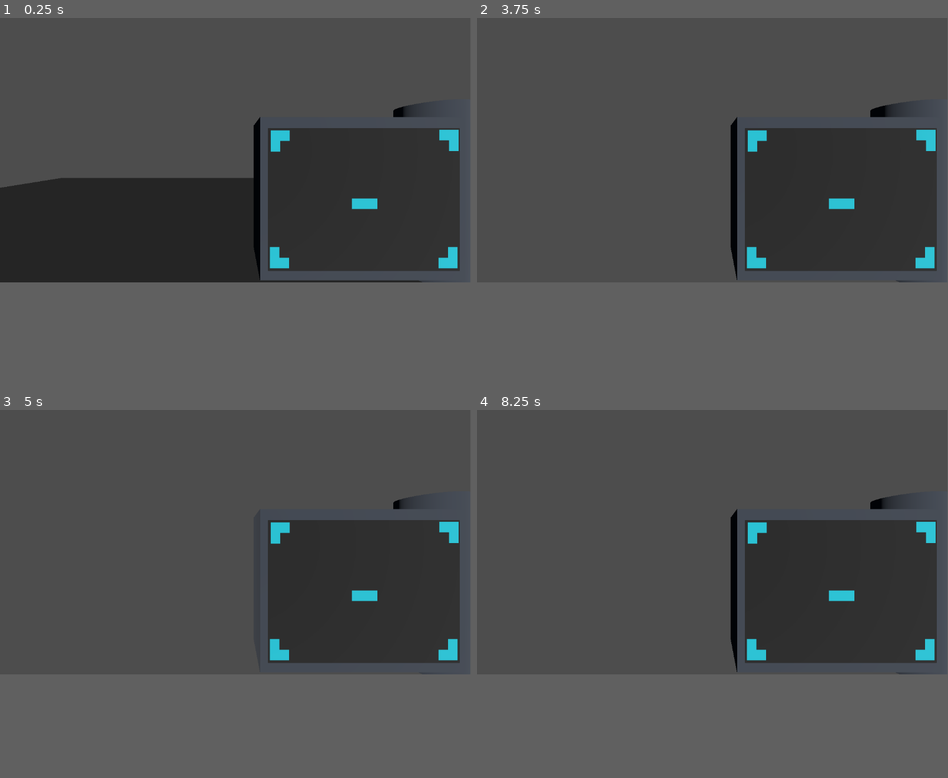
Above: before the commit, frames 1-4 (two rows, left to right).
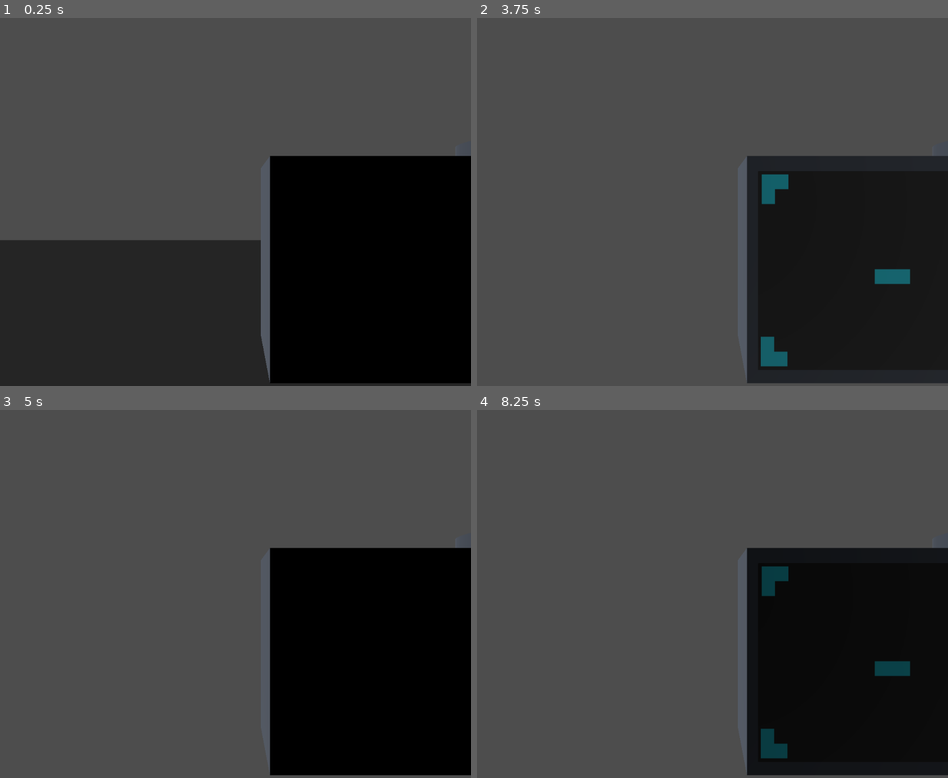
Above: after the commit, the same moments.

Repository: Nitro-Carwash/Ductworks
Game: Godot game, scene res://game.tscn
Two runs of this game, one before a commit and one after it. Both use one fixed random seed, a clock stepped at 60 frames per second and the inputs below.
Inputs (mouse positions are in pixels of both pictures, inside the frame that each line leads up to):
- Up to frame 1 (0.25 s): no input
- Up to frame 2 (3.75 s): tap Enter at 0.5, 2.75 s; move the mouse to (736, 150) at 0.52 s; hold W (move_forward) from 0.53 s (still down); move the mouse to (688, 150) at 1.27 s; tap Space at 2, 3.5 s; move the mouse to (721, 146) at 2.02 s; move the mouse to (707, 154) at 2.77 s; move the mouse to (745, 154) at 3.52 s
- Up to frame 3 (5 s): keep holding W (move_forward); tap Enter at 4.25 s; move the mouse to (197, 538) at 4.27 s
- Up to frame 4 (8.25 s): tap Space at 5 s; move the mouse to (717, 542) at 5.02 s; move the mouse to (693, 535) at 5.77 s; release W (move_forward) at 5.78 s; hold D (move_right) 5.78-6.53 s; move the mouse to (736, 542) at 6.52 s; hold W (move_forward) from 6.53 s (still down); move the mouse to (688, 542) at 7.27 s; move the mouse to (721, 538) at 8.02 s
In our replay, the window is 799x449 before the commit and 800x625 after it. These sizes can differ from the game's own. Grey fills any space a smaller window leaves; there, only what the larger window draws over its background counts as a difference.

The runs differ from the first frame. In frame 1, 40% of the frame differs, in the area x 0-100%, y 0-100%; in frame 2, 28%; in frame 3, 30%; in frame 4, 30%.

Commit message:
It works, so no more tablet collision

Diff:
--- /dev/null
+++ b/HeldItemViewport.gd
@@ -0,0 +1,10 @@
+extends SubViewportContainer
+@onready var player_camera = $"../Head/PlayerCamera"
+@onready var viewport_camera = $SubViewport/HeldItemCamera
+
+# Called when the node enters the scene tree for the first time.
+func _ready():
+	$SubViewport.size = Vector2i(ProjectSettings.get_setting("display/window/size/viewport_width"), ProjectSettings.get_setting("display/window/size/viewport_height"))
+
+func _process(delta):
+	viewport_camera.global_transform = player_camera.global_transform
--- a/Level.tscn
+++ b/Level.tscn
@@ -25,6 +25,7 @@
 camera_attributes = SubResource("CameraAttributesPractical_l8eur")
 
 [node name="Player" parent="." instance=ExtResource("3_mdhvd")]
+transform = Transform3D(-4.37114e-08, 0, 1, 0, 1, 0, -1, 0, -4.37114e-08, 0, 0, 0)
 
 [node name="MeshInstance3D" type="MeshInstance3D" parent="."]
 mesh = SubResource("PlaneMesh_58271")
--- a/Player.tscn
+++ b/Player.tscn
@@ -1,7 +1,8 @@
-[gd_scene load_steps=20 format=3 uid="uid://cwd3g738jkfas"]
+[gd_scene load_steps=21 format=3 uid="uid://cwd3g738jkfas"]
 
 [ext_resource type="Script" path="res://Player.gd" id="1_of1yi"]
 [ext_resource type="PackedScene" uid="uid://cx80lvtbvvrm" path="res://tablet.tscn" id="2_701li"]
+[ext_resource type="Script" path="res://HeldItemViewport.gd" id="3_hy7wf"]
 
 [sub_resource type="CapsuleShape3D" id="CapsuleShape3D_7ybbt"]
 
@@ -84,22 +85,40 @@
 [node name="Head" type="Marker3D" parent="."]
 transform = Transform3D(1, 0, 0, 0, 1, 0, 0, 0, 1, 0, 1.6, 0)
 
-[node name="Camera3D" type="Camera3D" parent="Head"]
+[node name="PlayerCamera" type="Camera3D" parent="Head"]
+cull_mask = 1048573
 
-[node name="HandPivot" type="Marker3D" parent="Head"]
+[node name="HandPivot" type="Marker3D" parent="Head/PlayerCamera"]
 
-[node name="Tablet" parent="Head/HandPivot" instance=ExtResource("2_701li")]
+[node name="Tablet" parent="Head/PlayerCamera/HandPivot" instance=ExtResource("2_701li")]
 transform = Transform3D(1, 0, 0, 0, 1, 0, 0, 0, 1, 0.459741, -0.176375, -0.735864)
 
-[node name="AnimationPlayer" type="AnimationPlayer" parent="Head/HandPivot"]
+[node name="AnimationPlayer" type="AnimationPlayer" parent="Head/PlayerCamera/HandPivot"]
 libraries = {
 "": SubResource("AnimationLibrary_w2ngf")
 }
 
-[node name="AnimationTree" type="AnimationTree" parent="Head/HandPivot"]
+[node name="AnimationTree" type="AnimationTree" parent="Head/PlayerCamera/HandPivot"]
 libraries = {
 "": SubResource("AnimationLibrary_w2ngf")
 }
 tree_root = SubResource("AnimationNodeStateMachine_8xeg3")
 anim_player = NodePath("../AnimationPlayer")
 parameters/StateMachine/conditions/toggle_pressed = false
+
+[node name="HeldItemViewport" type="SubViewportContainer" parent="."]
+anchors_preset = 15
+anchor_right = 1.0
+anchor_bottom = 1.0
+grow_horizontal = 2
+grow_vertical = 2
+script = ExtResource("3_hy7wf")
+
+[node name="SubViewport" type="SubViewport" parent="HeldItemViewport"]
+transparent_bg = true
+handle_input_locally = false
+size = Vector2i(1024, 800)
+render_target_update_mode = 4
+
+[node name="HeldItemCamera" type="Camera3D" parent="HeldItemViewport/SubViewport"]
+cull_mask = 1047554
--- a/project.godot
+++ b/project.godot
@@ -14,6 +14,11 @@
 run/main_scene="res://game.tscn"
 config/features=PackedStringArray("4.2", "Forward Plus")
 config/icon="res://icon.svg"
+
+[display]
+
+window/size/viewport_width=1024
+window/size/viewport_height=800
 
 [dotnet]
 
@@ -46,3 +51,7 @@
 "events": [Object(InputEventKey,"resource_local_to_scene":false,"resource_name":"","device":-1,"window_id":0,"alt_press …(182 unchanged characters)…
 ]
 }
+
+[layer_names]
+
+3d_render/layer_2="HeldItem"
--- a/tablet.tscn
+++ b/tablet.tscn
@@ -25,17 +25,20 @@
 
 [node name="TabletScreenMesh" type="MeshInstance3D" parent="."]
 transform = Transform3D(1, 0, 0, 0, 1, 0, 0, 0, 1, 0, 0, 0.12)
+layers = 2
 mesh = SubResource("QuadMesh_mdcjy")
 
 [node name="TabletModel" type="Node3D" parent="."]
 transform = Transform3D(0.74, 0, 0, 0, 0.74, 0, 0, 0, 0.74, 0, 0, 0)
 
 [node name="Block" type="MeshInstance3D" parent="TabletModel"]
+layers = 2
 mesh = SubResource("BoxMesh_m22i4")
 surface_material_override/0 = SubResource("StandardMaterial3D_q0gqk")
 
 [node name="Handle" type="MeshInstance3D" parent="TabletModel"]
 transform = Transform3D(1, 0, 0, 0, 1, 0, 0, 0, 1, 0.494329, 0.0140505, 0)
+layers = 2
 mesh = SubResource("CylinderMesh_gij3b")
 surface_material_override/0 = SubResource("StandardMaterial3D_ipwld")
 
